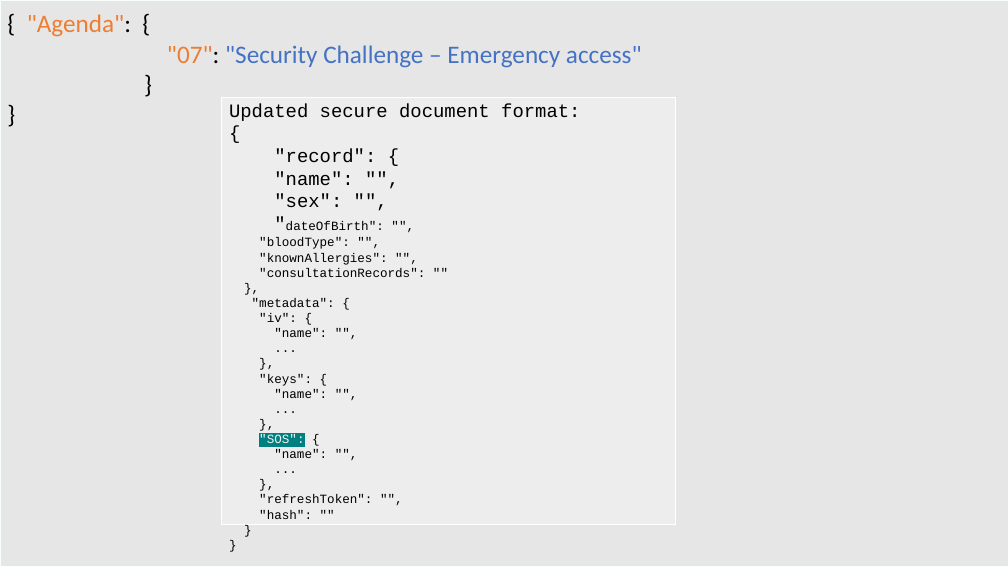
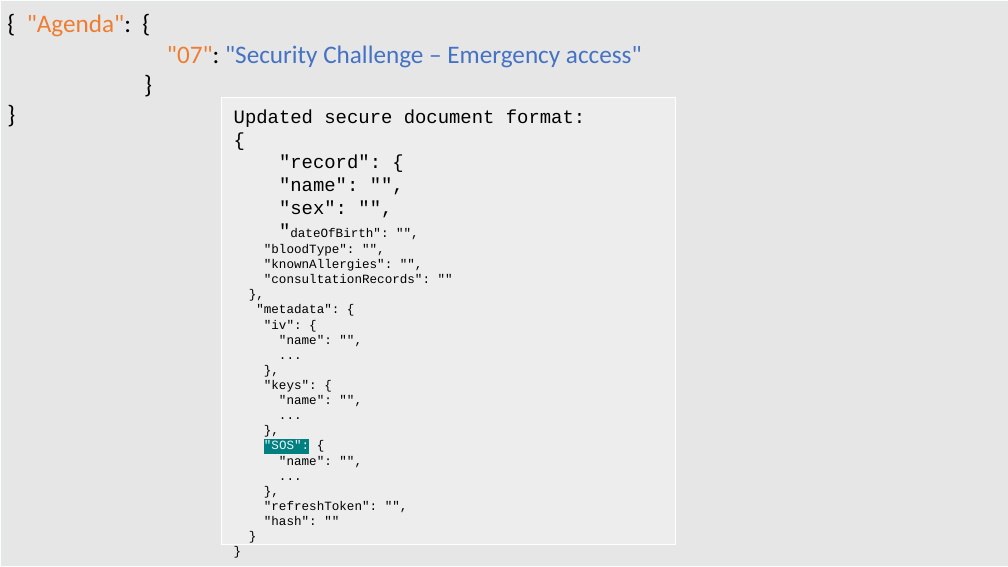
Before and after one commit to 0xd0ni/sirs-submission, a slide deck: slide 7 of presentation/PRESENTATION.pptx. Drawn at 1008x567 pixels with LibreOffice and Linux fonts; fonts in the diff are those of the drawing. Boxes give left, top, right and bottom in pixels: in the first picture for what was removed or moved away, otherwise in the second. Text is boxed around its words. In the diff, an @@ line names an element or a change of style, - is before the commit and + after.

Commit message:
presentation: add slides

```diff
--- a/presentation/PRESENTATION.pptx
+++ b/presentation/PRESENTATION.pptx
@@ rectangle: place and size @@
-rectangle at (222,97,676,524)
+rectangle at (222,97,676,544)
@@ text "Updated secure document format: { ...": place and size @@
-text "Updated secure document format: { ..." at (229,103,580,519)
+text "Updated secure document format: { ..." at (234,110,585,525)
```
Also in this commit, not shown: 4 other slides changed, 1 other file.
